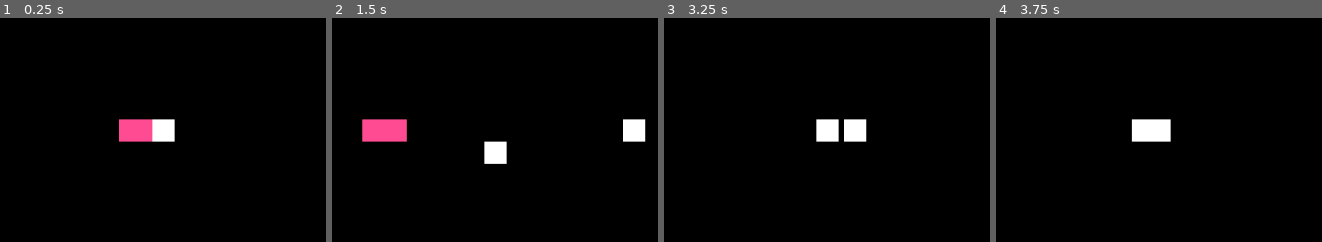
Above: before the commit, frames 1-4 (left to right).
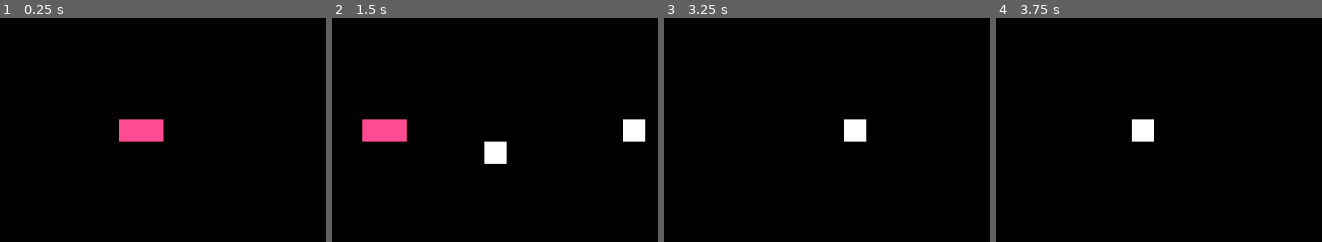
Above: after the commit, the same moments.

Repository: ChrisCee2/20gc3frogger
Game: Godot game, scene res://test_scene.tscn
Two runs of this game, one before a commit and one after it. Both use one fixed random seed, a clock stepped at 60 frames per second and the inputs below.
Inputs:
- Up to frame 1 (0.25 s): no input
- Up to frame 2 (1.5 s): tap Enter at 0.5 s; hold D (right) 0.53-1.28 s; hold S (down) from 1.28 s (still down)
- Up to frame 3 (3.25 s): tap Space at 2 s; release S (down) at 2.03 s; hold D (right) 2.03-2.78 s; hold W (up) from 2.78 s (still down)
- Up to frame 4 (3.75 s): release W (up) at 3.53 s; hold A (left) from 3.53 s (still down)
The pictures show only the part of the screen within x 36-86%, y 25-75%; the shares and areas given below are measured in that part.

The runs differ from the first frame. In frame 1, 0.7% of the frame differs, in the area x 46-54%, y 45-56%; in frame 2, nothing differs; in frame 3, 0.7%; in frame 4, 0.5%.

Commit message:
GC3-24: Set up play area before player to prevent race condition

Diff:
--- a/controllers/game_controller.gd
+++ b/controllers/game_controller.gd
@@ -1,16 +1,41 @@
 class_name GameController extends Node
 
+@onready var reset_timer: Timer = $ResetTimer
+
 @export var play_area: Area2D
+@export var play_area_size: Vector2 = Vector2(640, 640)
 @export var start_position: Vector2 = Vector2.ZERO # Should get start position from play area
 @export var player: Player
 @export_range(1, 10) var lives: int = 3
 
+var is_started: bool = false
+var is_finished: bool = false
+var reset_delay: float = 0.25 # Delay for reset
+
 func _ready() -> void:
 	player.fail.connect(_on_player_fail)
+	reset_timer.one_shot = true
+	reset_timer.timeout.connect(_on_reset_timer_finished)
+	start()
+
+func start() -> void:
+	play_area.set_size(Vector2(play_area_size))
+	player.activate()
+	is_started = true
+	is_finished = false
+
+func finish() -> void:
+	is_finished = true
 
 func _on_player_fail() -> void:
-	player.deactivate()
 	lives -= 1
-	# Should play fail animation and on signal of animation complete, force position
-	player.teleport(start_position)
+	player.hide()
+	if lives <= 0:
+		finish()
+	else:
+		player.teleport(start_position)
+		reset_timer.start(reset_delay)
+
+func _on_reset_timer_finished() -> void:
+	player.show()
 	player.activate()
--- a/controllers/game_controller.tscn
+++ b/controllers/game_controller.tscn
@@ -4,3 +4,6 @@
 
 [node name="GameController" type="Node"]
 script = ExtResource("1_84mqp")
+
+[node name="ResetTimer" type="Timer" parent="."]
+one_shot = true
--- a/controllers/move_controller.gd
+++ b/controllers/move_controller.gd
@@ -38,9 +38,10 @@
 	animation_timer.start(animation_interval)
 	moved.emit()
 
-func update_absolute_position(new_position: Vector2) -> void:
-	object.global_position = new_position
+func teleport(new_position: Vector2) -> void:
+	animation_timer.stop()
 	desired_position = new_position
+	object.global_position = desired_position
 
 func update() -> void:
 	object.global_position = object.global_position.lerp(
--- a/objects/player.gd
+++ b/objects/player.gd
@@ -12,7 +12,6 @@
 
 func _ready() -> void:
 	move_controller.move_interval = move_interval
-	activate()
 
 func _process(delta: float) -> void:
 	move_controller.update()
@@ -34,17 +33,18 @@
 
 func check_collisions() -> void:
 	var colliding_areas: Array[Area2D] = get_overlapping_areas()
-	var should_fail = true
+	var is_in_play_area = false
 	for area in colliding_areas:
 		if area is PlayArea:
-			should_fail = false
+			is_in_play_area = true
 		if area is Person:
 			fail_player()
-	if should_fail:
+	if not is_in_play_area:
+		print("WHAT")
 		fail_player()
 
 func teleport(new_position: Vector2) -> void:
-	move_controller.update_absolute_position(new_position)
+	move_controller.teleport(new_position)
 
 func activate() -> void:
 	is_active = true
@@ -53,5 +53,7 @@
 	is_active = false
 
 func fail_player() -> void:
-	deactivate()
-	fail.emit()
+	if is_active:
+		deactivate()
+		# Play fail animation
+		fail.emit()
--- a/test_scene.tscn
+++ b/test_scene.tscn
@@ -10,6 +10,9 @@
 
 [node name="Camera2D" type="Camera2D" parent="."]
 
+[node name="PlayArea" parent="." instance=ExtResource("5_2nij2")]
+size = Vector2(640, 640)
+
 [node name="Person" parent="." instance=ExtResource("2_sasra")]
 position = Vector2(360, 0)
 
@@ -17,8 +20,6 @@
 
 [node name="Soap" parent="." instance=ExtResource("3_sasra")]
 
-[node name="GameController" parent="." node_paths=PackedStringArray("player") instance=ExtResource("4_coq8p")]
+[node name="GameController" parent="." node_paths=PackedStringArray("play_area", "player") instance=ExtResource("4_coq8p")]
+play_area = NodePath("../PlayArea")
 player = NodePath("../Player")
-
-[node name="PlayArea" parent="." instance=ExtResource("5_2nij2")]
-size = Vector2(640, 640)
Not shown, added: objects/player.tscn3894768099.tmp
